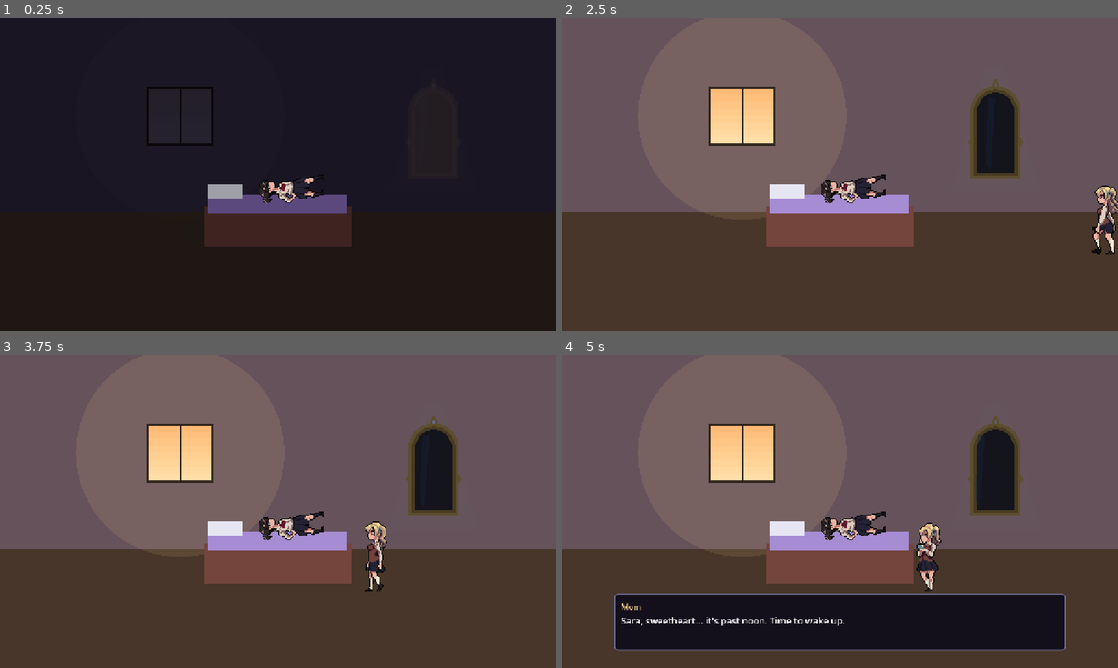
Above: before the commit, frames 1-4 (two rows, left to right).
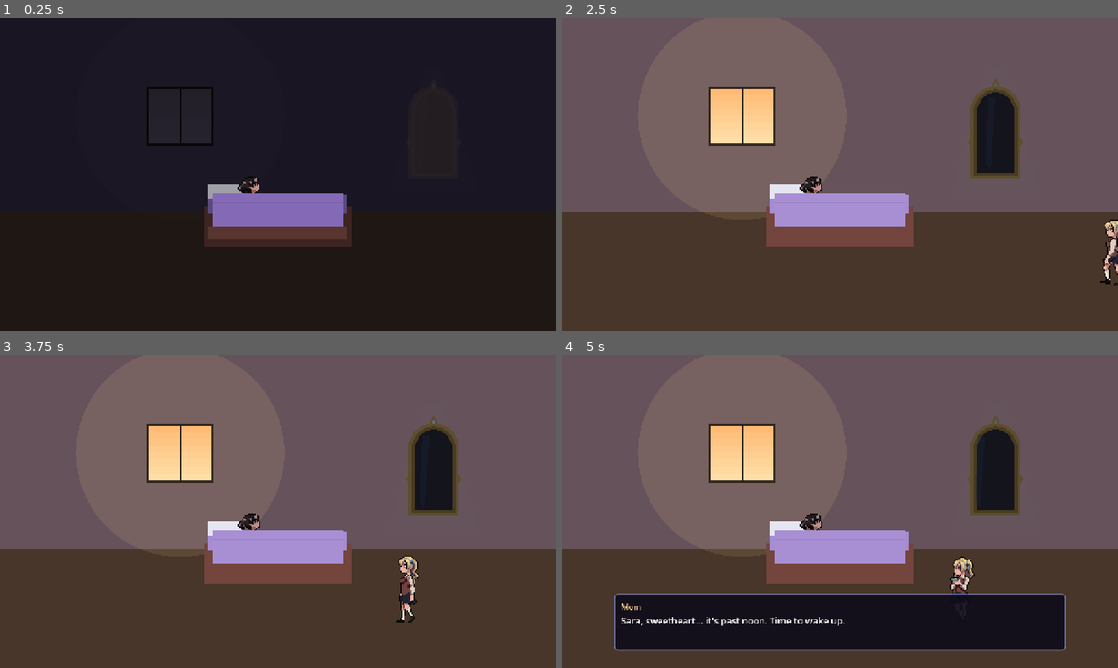
Above: after the commit, the same moments.

Repository: Abdulla5w5/saras-mirror
Game: Godot game, scene res://ui/WinScreen.tscn
Same seed, same stepped clock (60 frames per second), same inputs: the game is played once before the commit and once after it. This scene is started directly instead of the project's main scene.
Inputs (mouse positions are in pixels of both pictures, inside the frame that each line leads up to):
- Up to frame 1 (0.25 s): no input
- Up to frame 2 (2.5 s): move the mouse to (962, 158) at 0.52 s; hold D (move_right) 0.53-1.25 s; tap J (attack) at 0.6 s; click (962, 158) at 0.67 s; drag from (728, 190) to (812, 237) at 1.27 s; move the mouse to (895, 105) at 2.02 s; hold D (move_right) from 2.03 s (still down); tap E (interact) at 2.1 s; click (895, 105) at 2.17 s
- Up to frame 3 (3.75 s): release D (move_right) at 2.75 s; drag from (250, 574) to (111, 464) at 2.77 s; move the mouse to (444, 558) at 3.52 s; hold A (move_left) from 3.53 s (still down); hold M from 3.53 s (still down); click (444, 558) at 3.67 s
- Up to frame 4 (5 s): release A (move_left) at 4.25 s; release M at 4.25 s; drag from (673, 464) to (756, 433) at 4.27 s

The runs differ from the first frame. In frame 1, 3.9% of the frame differs, in the area x 37-63%, y 50-71%; in frame 2, 2.7%; in frame 3, 3.0%; in frame 4, 2.8%.

Commit message:
Fix wake-up cutscene: Sara sits up IN the bed, Mom stands on the floor
Anchor both characters by their feet; tuck Sara's legs behind a foreground
blanket so she reads as sitting up in bed (not standing on the frame), and
ground Mom on the floor.

Co-Authored-By: Claude Opus 4.8 <noreply@anthropic.com>

Diff:
--- a/ui/WinScreen.gd
+++ b/ui/WinScreen.gd
@@ -7,6 +7,7 @@
 var _light := 0.0
 var _sara: AnimatedSprite2D
 var _mom: AnimatedSprite2D
+var _fg: Control
 var _box: PanelContainer
 var _speaker: Label
 var _line: Label
@@ -37,7 +38,9 @@
 	room.draw.connect(_draw_room.bind(room))
 	add_child(room)
 	var tmr := Timer.new(); tmr.wait_time = 0.05; tmr.autostart = true
-	tmr.timeout.connect(func(): room.queue_redraw())
+	tmr.timeout.connect(func():
+		room.queue_redraw()
+		if _fg: _fg.queue_redraw())
 	add_child(tmr)
 
 	# whole mirror on the wall
@@ -47,17 +50,30 @@
 	mirror.position = Vector2(vp.x * 0.78, vp.y * 0.38)
 	add_child(mirror)
 
-	# Sara, asleep (lying on her side on the bed)
-	_sara = _make_sprite("res://assets/sara/", Vector2(2.1, 2.1))
-	_sara.rotation = -PI * 0.5
-	_sara.position = _bed + Vector2(-30, -6)
+	var cy := vp.y * 0.5
+	var by := cy + 74.0
+	var cx := vp.x * 0.5
+	var floor_y := vp.y * 0.82
+
+	# Sara, in bed asleep (slumped, feet tucked deep so the blanket covers her legs)
+	_sara = _make_sprite("res://assets/sara/", Vector2(2.0, 2.0), true)
+	_sara.position = Vector2(cx - 30, by + 44)
+	_sara.rotation = -0.32                 # leaning, asleep
+	_sara.modulate = Color(0.8, 0.8, 0.85)
 	add_child(_sara)
 
-	# Mom, off to the right, will walk in
-	_mom = _make_sprite("res://assets/mom/", Vector2(2.2, 2.2))
-	_mom.position = Vector2(vp.x + 120, _bed.y + 4)
-	_mom.flip_h = true                    # facing left as she walks in
+	# Mom walks in and stands on the FLOOR (feet-anchored)
+	_mom = _make_sprite("res://assets/mom/", Vector2(2.1, 2.1), true)
+	_mom.position = Vector2(vp.x + 120, floor_y)
+	_mom.flip_h = true                     # facing left as she walks in
 	add_child(_mom)
+
+	# foreground blanket + bed front, drawn ON TOP so Sara sits *in* the bed
+	_fg = Control.new()
+	_fg.set_anchors_preset(Control.PRESET_FULL_RECT)
+	_fg.mouse_filter = Control.MOUSE_FILTER_IGNORE
+	_fg.draw.connect(_draw_fg.bind(_fg))
+	add_child(_fg)
 
 	_build_box(vp)
 
@@ -68,7 +84,7 @@
 	tw.tween_callback(_mom_enter)
 
 
-func _make_sprite(dir: String, scale: Vector2) -> AnimatedSprite2D:
+func _make_sprite(dir: String, scale: Vector2, feet := false) -> AnimatedSprite2D:
 	var sf := SpriteFrames.new()
 	SpriteSheet.add_strip(sf, "idle", SpriteSheet.load_tex(dir + "Idle.png"), 128, -1, 6.0)
 	SpriteSheet.add_strip(sf, "walk", SpriteSheet.load_tex(dir + "Walk.png"), 128, -1, 12.0)
@@ -77,6 +93,8 @@
 	var s := AnimatedSprite2D.new()
 	s.sprite_frames = sf
 	s.scale = scale
+	if feet:
+		s.offset = Vector2(0, -52)    # anchor by the feet
 	s.play("idle")
 	return s
 
@@ -84,7 +102,7 @@
 func _mom_enter() -> void:
 	_mom.play("walk")
 	var tw := create_tween()
-	tw.tween_property(_mom, "position:x", get_viewport_rect().size.x * 0.66, 1.8)
+	tw.tween_property(_mom, "position:x", get_viewport_rect().size.x * 0.72, 1.8)
 	tw.tween_callback(func():
 		_mom.play("idle")
 		Audio.win())
@@ -93,10 +111,11 @@
 
 
 func _sit_up() -> void:
+	# straighten up and brighten — she wakes, still sitting in the bed
 	var tw := create_tween()
 	tw.set_trans(Tween.TRANS_BACK).set_ease(Tween.EASE_OUT)
 	tw.tween_property(_sara, "rotation", 0.0, 0.5)
-	tw.parallel().tween_property(_sara, "position", _bed + Vector2(-30, -34), 0.5)
+	tw.parallel().tween_property(_sara, "modulate", Color.WHITE, 0.5)
 
 
 func _build_box(vp: Vector2) -> void:
@@ -181,3 +200,15 @@
 	c.draw_rect(Rect2(cx - 160, by - 28, 320, 44), Color(0.5, 0.4, 0.7).lerp(Color(0.8, 0.7, 0.95), _light * 0.5))
 	c.draw_rect(Rect2(cx - 160, by - 52, 78, 34), Color(0.9, 0.9, 0.95))
 	c.draw_rect(Rect2(0, 0, size.x, size.y), Color(0, 0, 0, 0.34 * (1.0 - _light)))
+
+
+func _draw_fg(c: Control) -> void:
+	# blanket pulled over Sara's legs + the bed's front rail, drawn in front of her
+	var cy := c.size.y * 0.5
+	var by := cy + 74.0
+	var cx := c.size.x * 0.5
+	var blanket := Color(0.5, 0.4, 0.7).lerp(Color(0.82, 0.72, 0.96), _light * 0.5)
+	var frame := Color(0.34, 0.2, 0.18).lerp(Color(0.56, 0.34, 0.30), _light * 0.5)
+	c.draw_rect(Rect2(cx - 150, by - 30, 300, 76), blanket)
+	c.draw_line(Vector2(cx - 150, by - 8), Vector2(cx + 150, by - 8), Color(0, 0, 0, 0.12), 3.0)
+	c.draw_rect(Rect2(cx - 160, by + 46, 320, 28), frame)
